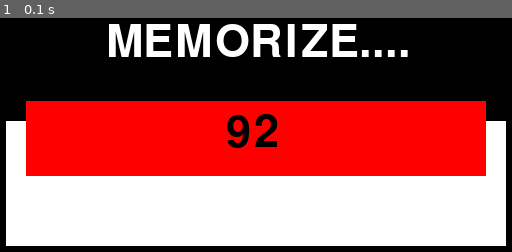
Above: before the commit, frame 1.
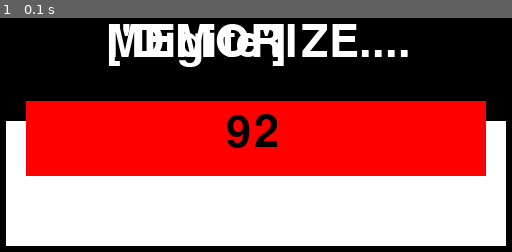
Above: after the commit, the same moment.

Repository: anacampps/pygamedupla
Game: pygame game, started from Memória e Sequência de Números/jogo.py
The game is run twice, just before and just after one commit, with the same random seed, the same clock (stepped at 60 frames per second) and the same inputs.
Inputs:
- Up to frame 1 (0.1 s): no input

The runs differ from the first frame. In frame 1, 1.4% of the frame differs, in the area x 21-56%, y 2-21%.

Commit message:
consegui fazer o digite aparecer, mas ainda esta sobrepondo o memorize

Diff:
--- a/Memória e Sequência de Números/jogo.py
+++ b/Memória e Sequência de Números/jogo.py
@@ -51,9 +51,12 @@
     window.blit(num_gerado, (320, 240))
     ##-------Aqui implementamos a primeira fase: 2 digitos--------
 
+
+    digite= assets['font'].render(str(['Digite']), True, (255, 255 ,255))
+    window.blit(digite, (200, 150))
+
     if num_gerado== True:
-        digite= assets['font'].render(str(assets['Digite']), True, (0, 0 , 0))
-        window.blit(digite, (200, 150))
+        memorize= digite
 
 
     pygame.display.update()
